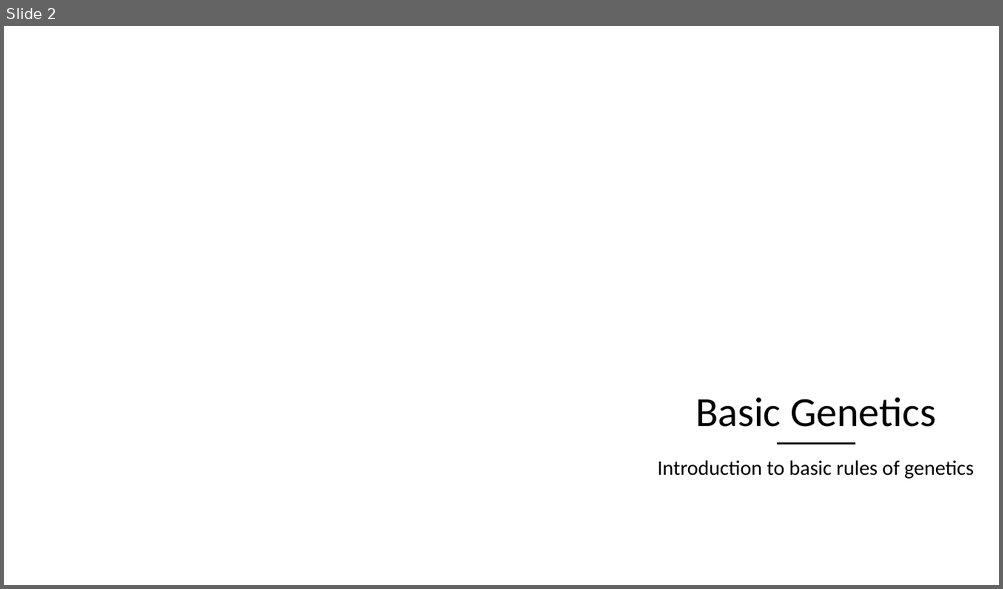
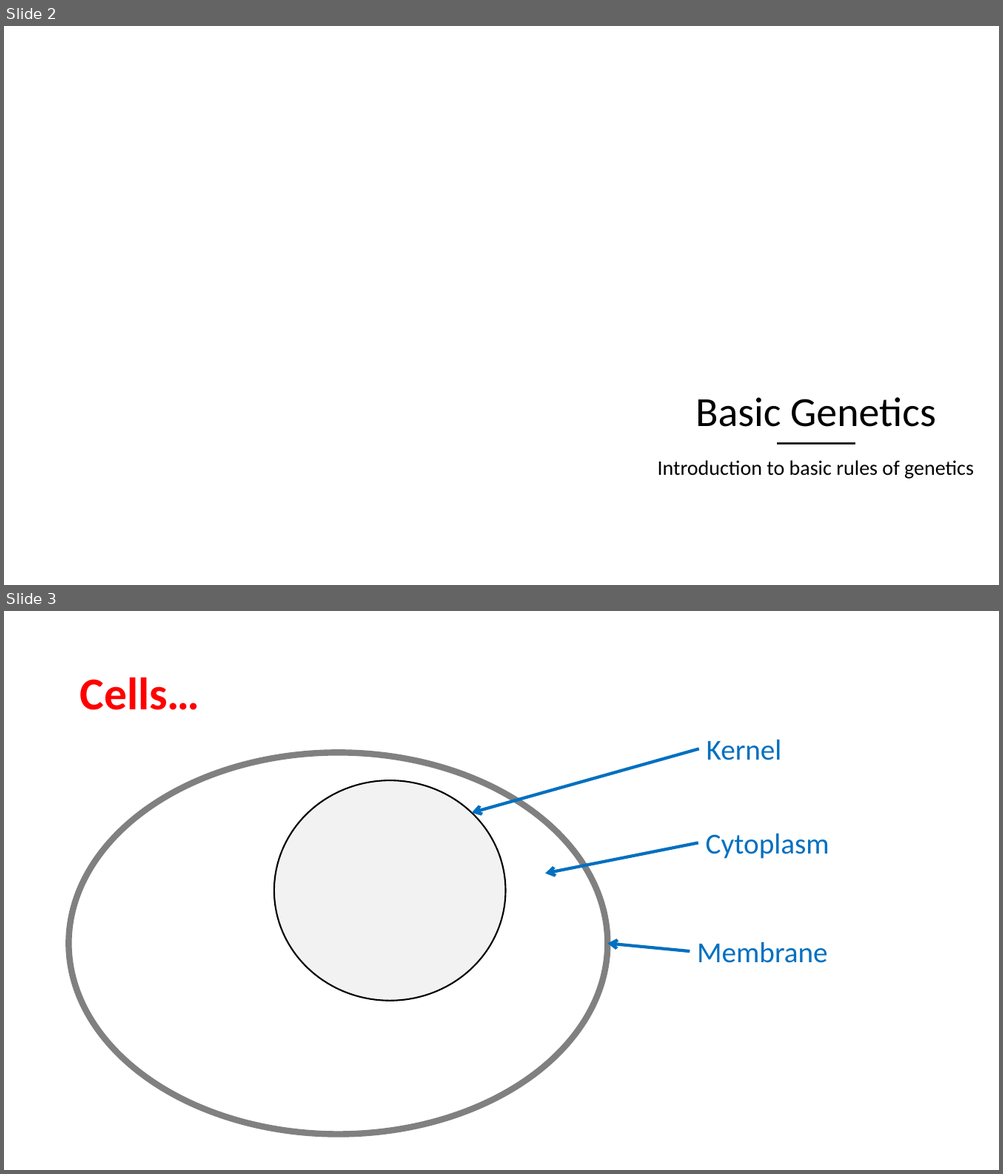
Before and after one commit to pauldubois98/PanicNightWorkshop, a slide deck: SolvingNimsGame.pptx. Shown one above the other, each under a label of ours: slide 2 before the commit, slides 2 and 3 after it. The pictures are 1003x589 and 1003x1174 pixels, drawn with LibreOffice and Linux fonts; fonts in the diff are those of the drawing; background and template pictures are left out. Boxes give left, top, right and bottom in pixels: in the first picture for what was removed or moved away, otherwise in the second. Text is boxed around its words. In the diff, an @@ line names an element or a change of style, - is before the commit and + after.

Commit message:
basic of cells (with egg example)

```diff
--- a/SolvingNimsGame.pptx
+++ b/SolvingNimsGame.pptx
@@ slide 3 added at [4, 611, 999, 1170], background #FFFFFF @@
@@ title added at [79, 677, 199, 710], 44 pt, text #FF0000, bold @@
+Cells…
@@ text added at [706, 739, 782, 760], 28 pt, text #0070C0 @@
+Kernel
@@ ellipse added at [69, 753, 608, 1135], outline #808080 6 pt @@
@@ arrow added from (699, 749) to (472, 813), #0070C0 3 pt @@
@@ ellipse added at [274, 780, 506, 1000], fill #F2F2F2, outline #000000 1.5 pt @@
@@ arrow added from (698, 843) to (545, 874), #0070C0 3 pt @@
@@ text added at [706, 833, 829, 859], 28 pt, text #0070C0 @@
+Cytoplasm
@@ text added at [697, 942, 827, 963], 28 pt, text #0070C0 @@
+Membrane
@@ arrow added from (690, 951) to (608, 944), #0070C0 3 pt @@
```
Also in this commit, not shown: 1 other slide added.
